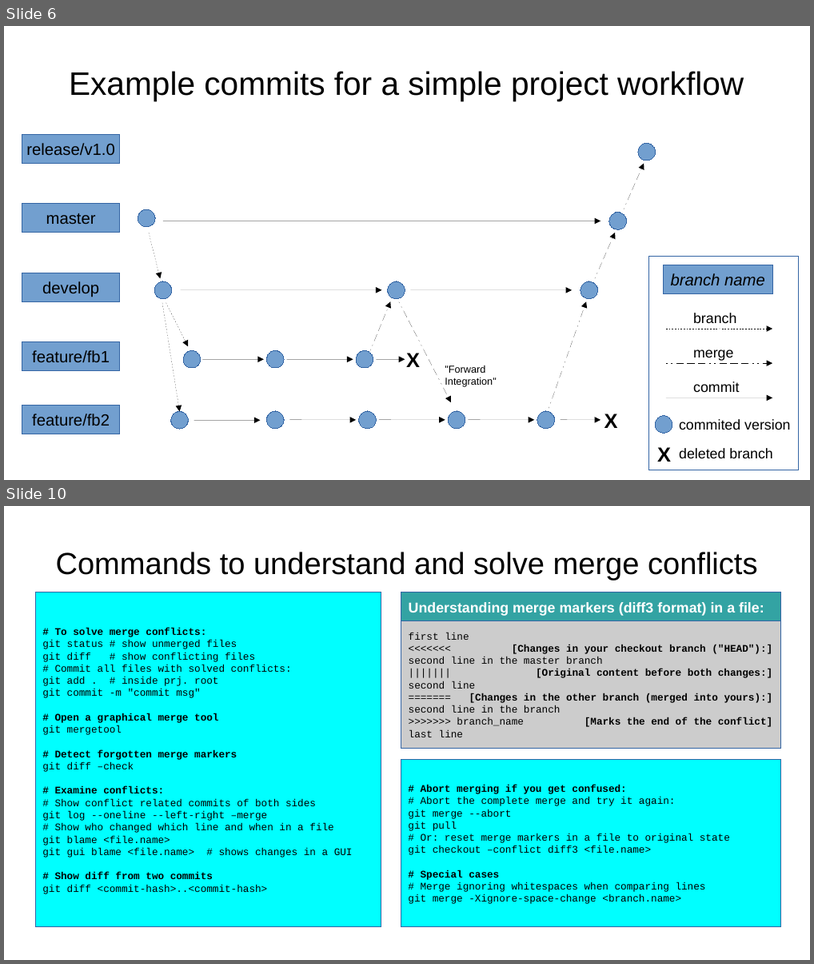
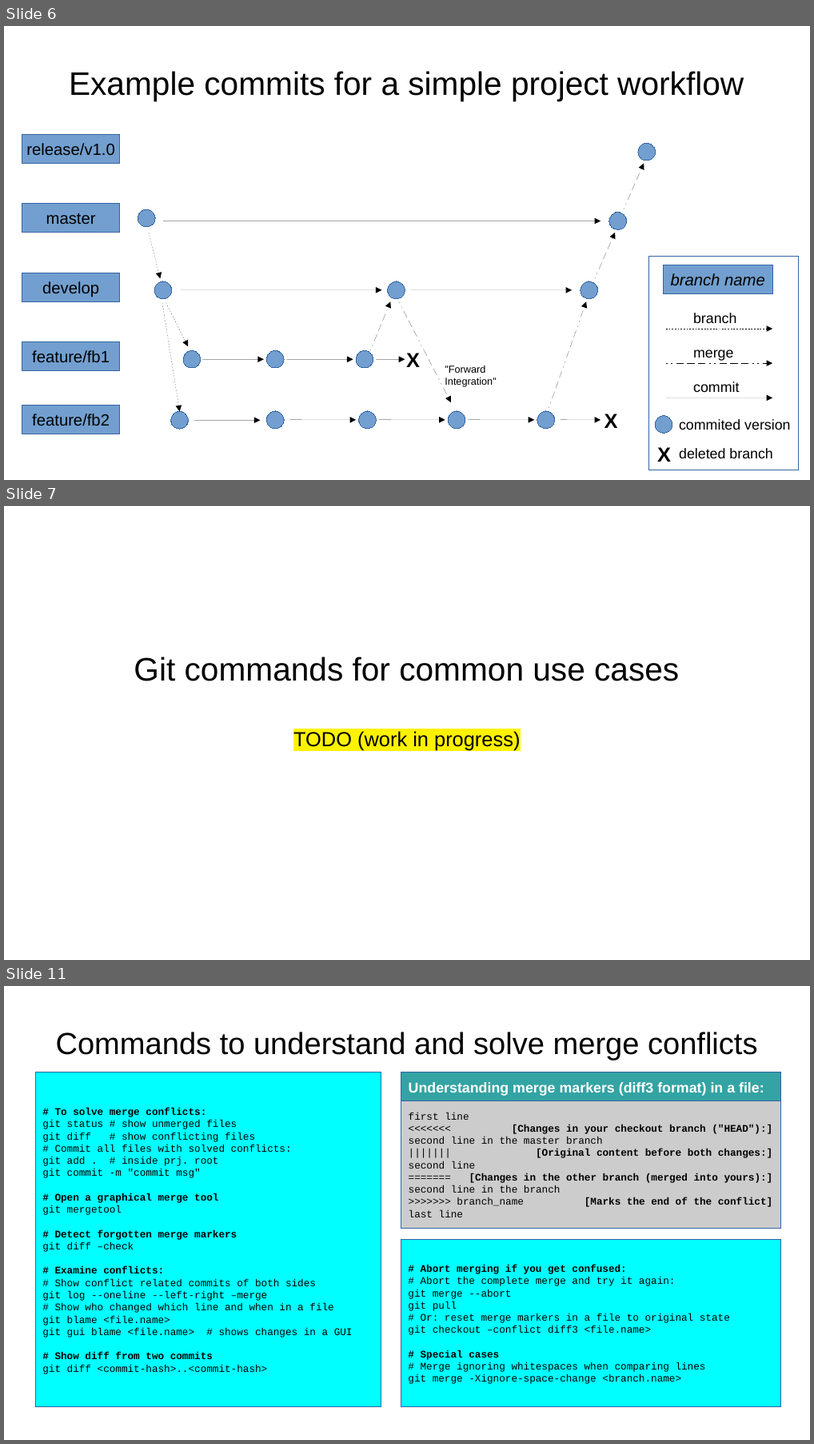
Before and after one commit to aryoda/git_essentials, a slide deck: Introduction to Git collaboration workflows.odp. Shown one above the other, each under a label of ours: slides 6 and 10 before the commit, slides 6, 7 and 11 after it; the slides between them are not shown. The pictures are 814x964 and 814x1444 pixels, drawn with LibreOffice and Linux fonts; fonts in the diff are those of the drawing. Boxes give left, top, right and bottom in pixels: in the first picture for what was removed or moved away, otherwise in the second. Text is boxed around its words. In the diff, an @@ line names an element or a change of style, - is before the commit and + after.

```diff
--- a/Introduction to Git collaboration workflows.odp
+++ b/Introduction to Git collaboration workflows.odp
@@ slide 7 added at (4,506,810,960), background #FFFFFF @@
@@ subtitle added at (134,656,679,751), 32 pt, text #000000 @@
+Git commands for common use cases
+TODO (work in progress)
@@ what was slide 10 is now slide 11 @@
```
Also in this commit, not shown: 5 slides changed, 2 other slides added, 2 slides removed.
